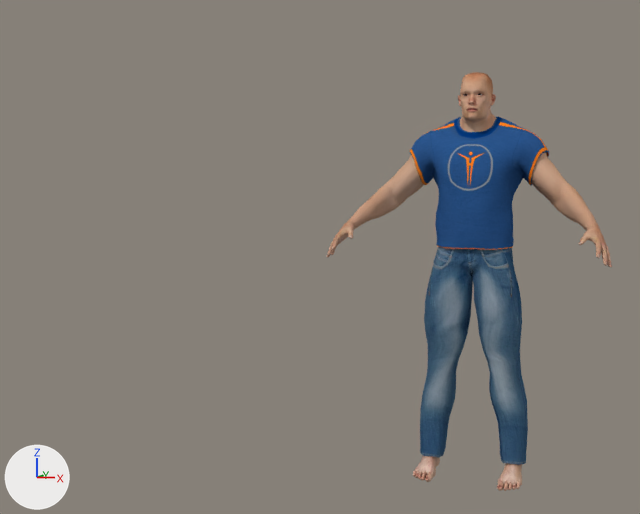
One commit to the Blender file Assets/KHawk_Idle.blend: the scene before it, then after it.
Both versions are drawn from a 50 mm camera at (3.95, -21.7, 7.55) aimed at (-3.91, -0.44, 5.34). Arrows for +X, +Y and +Z are at lower left; the lights stay in place.

Objects in the first picture: 'huge-base', 'huge-blueshirt'.
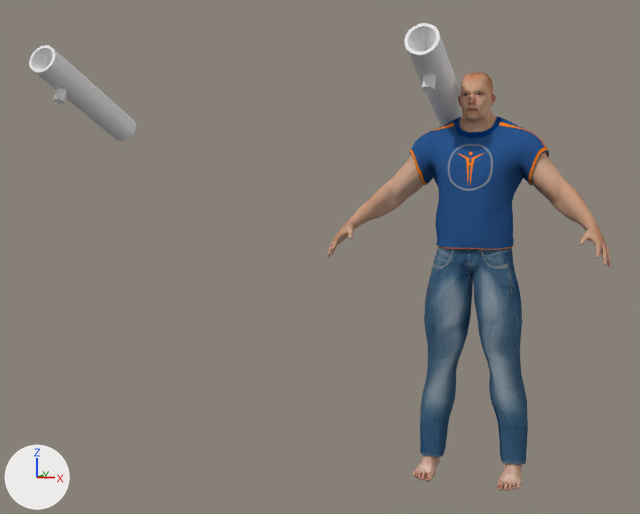
What differs and where, as boxes (x1, y1, x2, y2) in the pictures (640 x 514 px):
'RocketLauncher.001', added: after (29, 45, 136, 141)
'RocketLauncher', added: after (404, 23, 462, 127)

The change in detail:
Mesh me_circle is new.
It has 162 vertices, 160 faces and spans x -1.22..-0.43, y -6.3..-2.2, z 7.9..9.0.
Mesh me_circle_001 is new.
It has 162 vertices, 160 faces and spans x -0.39..0.39, y -2.9..1.2, z -0.7..0.39.
Object 'RocketLauncher' (ob_rocketlauncher) is new; it shows me_circle.
Its location is (0.0, 0.0, 0.0).
Its rotation in degrees is (-23, 0, 0).
Object 'RocketLauncher.001' (ob_rocketlauncher_001) is new; it shows me_circle_001.
Its location is (-10.83, 0.31, 9.25).
Its rotation in degrees is (-23, 0, 0).
